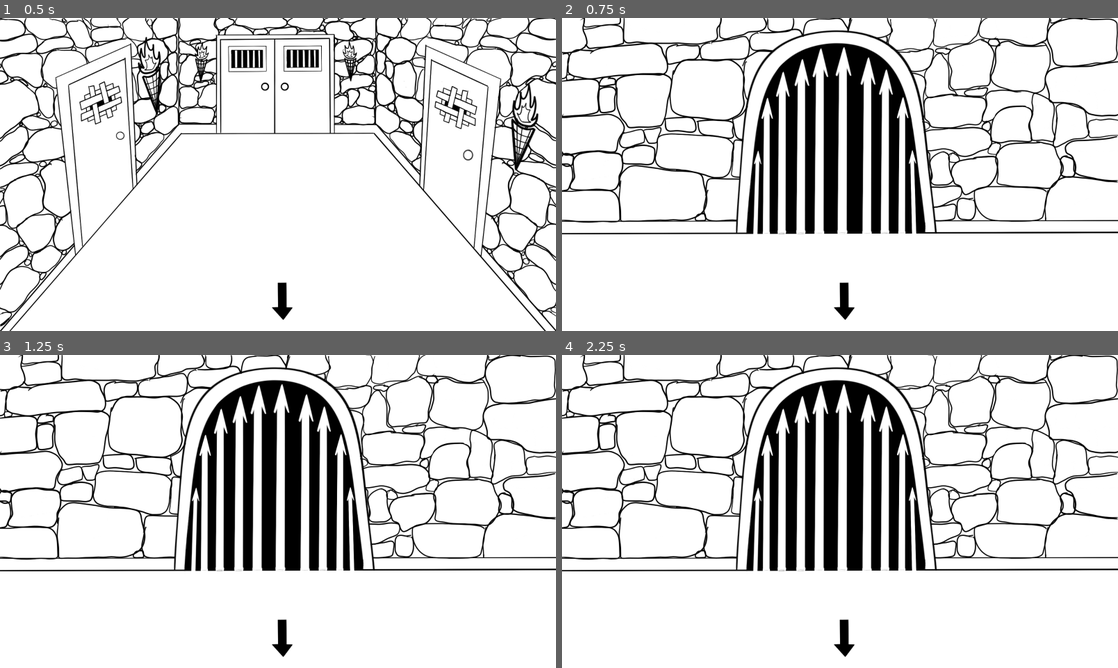
Above: before the commit, frames 1-4 (two rows, left to right).
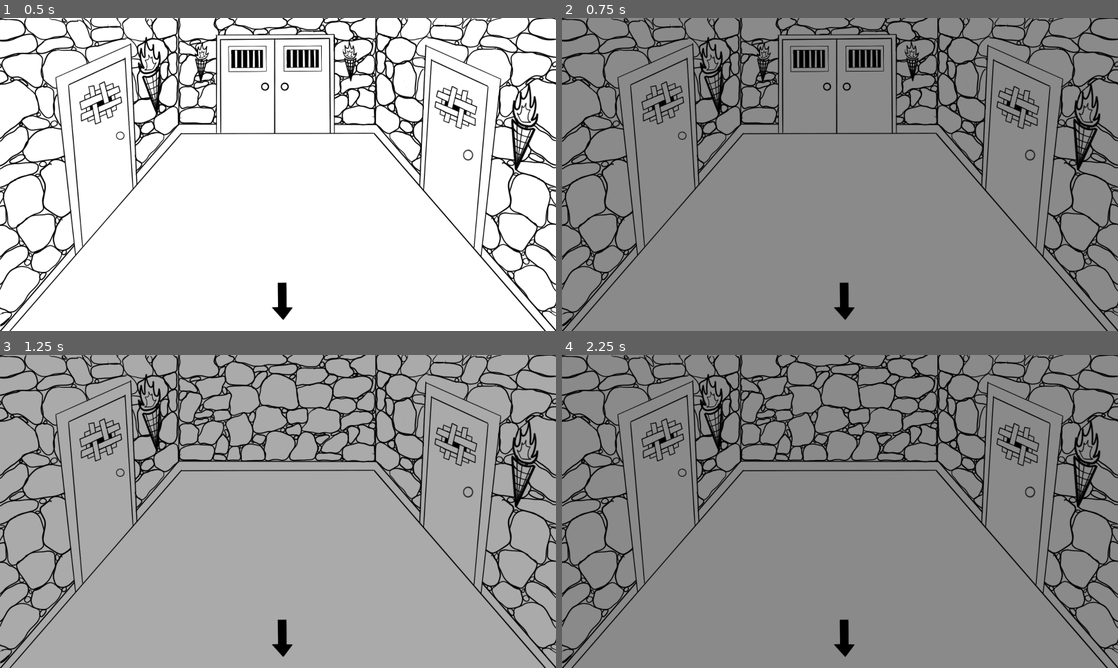
Above: after the commit, the same moments.

Repository: amoeba90/Dungeon-Escape
Game: Godot game, scene res://scenes/Game_World/Dean_Path/dean_hallway_2.tscn
Same seed, same stepped clock (60 frames per second), same inputs: the game is played once before the commit and once after it. This scene is started directly instead of the project's main scene.
Inputs (mouse positions are in pixels of both pictures, inside the frame that each line leads up to):
- Up to frame 1 (0.5 s): no input
- Up to frame 2 (0.75 s): tap Enter at 0.5 s; move the mouse to (845, 299) at 0.52 s; press the mouse at (845, 299) at 0.53 s
- Up to frame 3 (1.25 s): no input
- Up to frame 4 (2.25 s): release the mouse at (845, 636) at 1.28 s; click (845, 636) at 1.35 s; tap Space at 2 s; press the mouse at (845, 636) at 2.03 s

Frame 1 is identical in both runs. In frame 2, 98% of the frame differs, in the area x 0-100%, y 0-100%; in frame 3, 98%; in frame 4, 98%.

Commit message:
Fix scene fades, create more rooms

Diff:
--- a/project.godot
+++ b/project.godot
@@ -19,11 +19,11 @@
 
 GameUtils="*res://scenes/Systems/game_utils.gd"
 SaveSystem="*res://scenes/Systems/save_system.gd"
-FadeOverlay="*res://scenes/Systems/fade_overlay.gd"
 PauseManager="*res://scenes/Main/Menu/Pause_Menu/pause.gd"
 Main="*res://scenes/Main/main.gd"
 SettingsManager="*res://scenes/Systems/settings_manager.gd"
 DialogueManager="*res://scenes/Systems/dialogue_manager.gd"
+SceneChanger="*res://scenes/Systems/scene_changer.tscn"
 
 [display]
 
--- a/scenes/Game_World/Dean_Path/dean_entrance_blocked.gd
+++ b/scenes/Game_World/Dean_Path/dean_entrance_blocked.gd
@@ -5,10 +5,3 @@
 func _ready() -> void:
 	# get the arrow's Area2D
 	var down_arrow = $InteractiveAreas/DownArrow_Area
-
-	# assign global references
-	down_arrow.game_utils = GameUtils
-	down_arrow.fade_overlay = FadeOverlay
-
-	# start with fade-in effect when entering the scene
-	FadeOverlay.fade_in(1.0)
--- a/scenes/Game_World/Dean_Path/dean_entrance_blocked.tscn
+++ b/scenes/Game_World/Dean_Path/dean_entrance_blocked.tscn
@@ -1,9 +1,8 @@
-[gd_scene load_steps=5 format=3 uid="uid://dym6s27hogymo"]
+[gd_scene load_steps=4 format=3 uid="uid://dym6s27hogymo"]
 
 [ext_resource type="Texture2D" uid="uid://dkghvnocxl4k2" path="res://assets/Sprites/Rooms/Dean/Entrance_Blocked/Dean's_path_sealed.png" id="1_30bm1"]
 [ext_resource type="Script" path="res://scenes/Game_World/Dean_Path/dean_entrance_blocked.gd" id="1_oi4ta"]
 [ext_resource type="PackedScene" uid="uid://d2wokpixnlha0" path="res://scenes/UI/down_arrow.tscn" id="2_hxit7"]
-[ext_resource type="Script" path="res://scenes/Systems/fade_overlay.gd" id="4_tw7k1"]
 
 [node name="DeanEntranceBlocked" type="Node2D"]
 script = ExtResource("1_oi4ta")
@@ -19,16 +18,3 @@
 [node name="DownArrow_Area" parent="InteractiveAreas" instance=ExtResource("2_hxit7")]
 position = Vector2(960, 1000)
 next_scene_path = "res://scenes/Game_World/Dean_Path/dean_hallway_1.tscn"
-
-[node name="CanvasLayer" type="CanvasLayer" parent="."]
-layer = -1
-
-[node name="FadeOverlay" type="ColorRect" parent="CanvasLayer"]
-anchors_preset = 15
-anchor_right = 1.0
-anchor_bottom = 1.0
-grow_horizontal = 2
-grow_vertical = 2
-mouse_filter = 2
-color = Color(0, 0, 0, 1)
-script = ExtResource("4_tw7k1")
--- a/scenes/Game_World/Dean_Path/dean_hallway_1.gd
+++ b/scenes/Game_World/Dean_Path/dean_hallway_1.gd
@@ -8,13 +8,12 @@
 	var right_door = $InteractiveAreas/RightDoor_Area
 	var down_arrow = $InteractiveAreas/DownArrow_Area
 
-	# assign global references
-	left_door.game_utils = GameUtils
-	left_door.fade_overlay = FadeOverlay
-	right_door.game_utils = GameUtils
-	right_door.fade_overlay = FadeOverlay
-	down_arrow.game_utils = GameUtils
-	down_arrow.fade_overlay = FadeOverlay
-
-	# start with fade-in effect when entering the scene
-	FadeOverlay.fade_in(1.0)
+# toggle background visibiility based on the door clicked
+func handle_transition(type: String) -> void:
+	match type:
+		"left_door":
+			$Background/Background_Original.visible = false # hide original visual
+			$Background/Background_LeftDoorOpen.visible = true # show left door open visual
+		"right_door":
+			$Background/Background_Original.visible = false # hide original visual
+			$Background/Background_RightDoorOpen.visible = true # show right door open visual
--- a/scenes/Game_World/Dean_Path/dean_hallway_1.tscn
+++ b/scenes/Game_World/Dean_Path/dean_hallway_1.tscn
@@ -6,7 +6,6 @@
 [ext_resource type="Texture2D" uid="uid://db0ic8a4j6cvf" path="res://assets/Sprites/Rooms/Dean/Hallway_1/Hallway_1-_Right_Door_Open.png" id="4_spnsl"]
 [ext_resource type="Script" path="res://scenes/Systems/next_room.gd" id="5_oqscg"]
 [ext_resource type="PackedScene" uid="uid://d2wokpixnlha0" path="res://scenes/UI/down_arrow.tscn" id="6_mhmqv"]
-[ext_resource type="Script" path="res://scenes/Systems/fade_overlay.gd" id="7_gfwic"]
 
 [node name="DeanHallway1" type="Node2D"]
 script = ExtResource("1_o5ior")
@@ -51,16 +50,3 @@
 [node name="DownArrow_Area" parent="InteractiveAreas" instance=ExtResource("6_mhmqv")]
 position = Vector2(960, 1000)
 next_scene_path = "res://scenes/Game_World/Dean_Path/dean_entrance_blocked.tscn"
-
-[node name="CanvasLayer" type="CanvasLayer" parent="."]
-layer = -1
-
-[node name="FadeOverlay" type="ColorRect" parent="CanvasLayer"]
-anchors_preset = 15
-anchor_right = 1.0
-anchor_bottom = 1.0
-grow_horizontal = 2
-grow_vertical = 2
-mouse_filter = 2
-color = Color(0, 0, 0, 1)
-script = ExtResource("7_gfwic")
--- a/scenes/Game_World/Dean_Path/dean_hallway_2.gd
+++ b/scenes/Game_World/Dean_Path/dean_hallway_2.gd
@@ -9,15 +9,15 @@
 	var double_door = $InteractiveAreas/DoubleDoor_Area
 	var down_arrow = $InteractiveAreas/DownArrow_Area
 
-	# assign global references
-	left_door.game_utils = GameUtils
-	left_door.fade_overlay = FadeOverlay
-	right_door.game_utils = GameUtils
-	right_door.fade_overlay = FadeOverlay
-	double_door.game_utils = GameUtils
-	double_door.fade_overlay = FadeOverlay
-	down_arrow.game_utils = GameUtils
-	down_arrow.fade_overlay = FadeOverlay
-
-	# start with fade-in effect when entering the scene
-	FadeOverlay.fade_in(1.0)
+# toggle background visibiility based on the door clicked
+func handle_transition(type: String) -> void:
+	match type:
+		"left_door":
+			$Background/Background_Original.visible = false # hide original visual
+			$Background/Background_LeftDoorOpen.visible = true # show left door open visual
+		"right_door":
+			$Background/Background_Original.visible = false # hide original visual
+			$Background/Background_RightDoorOpen.visible = true # show right door open visual
+		"double_door":
+			$Background/Background_Original.visible = false # hide original visual
+			$Background/Background_DoubleDoorOpen.visible = true # show right door open visual
--- a/scenes/Game_World/Dean_Path/dean_hallway_2.tscn
+++ b/scenes/Game_World/Dean_Path/dean_hallway_2.tscn
@@ -7,7 +7,6 @@
 [ext_resource type="Texture2D" uid="uid://cjnlfs4j6ys2f" path="res://assets/Sprites/Rooms/Dean/Hallway_1/Left_Door/Hallway_2/Hallway_2-_Double_Doors_Open.png" id="5_4iutp"]
 [ext_resource type="Script" path="res://scenes/Systems/next_room.gd" id="6_rnhep"]
 [ext_resource type="PackedScene" uid="uid://d2wokpixnlha0" path="res://scenes/UI/down_arrow.tscn" id="7_flsto"]
-[ext_resource type="Script" path="res://scenes/Systems/fade_overlay.gd" id="8_cj2xv"]
 
 [node name="DeanHallway2" type="Node2D"]
 script = ExtResource("1_0im7u")
@@ -65,17 +64,4 @@
 
 [node name="DownArrow_Area" parent="InteractiveAreas" instance=ExtResource("7_flsto")]
 position = Vector2(960, 1000)
-next_scene_path = "res://scenes/Game_World/Dean_Path/dean_entrance_blocked.tscn"
-
-[node name="CanvasLayer" type="CanvasLayer" parent="."]
-layer = -1
-
-[node name="FadeOverlay" type="ColorRect" parent="CanvasLayer"]
-anchors_preset = 15
-anchor_right = 1.0
-anchor_bottom = 1.0
-grow_horizontal = 2
-grow_vertical = 2
-mouse_filter = 2
-color = Color(0, 0, 0, 1)
-script = ExtResource("8_cj2xv")
+next_scene_path = "res://scenes/Game_World/Dean_Path/dean_hallway_1.tscn"
--- /dev/null
+++ b/scenes/Game_World/Dean_Path/dean_rock_room.gd
@@ -0,0 +1,53 @@
+# dean_rock_room.gd
+extends Node2D
+
+var lever_pulled = false
+var rocks_falling = false
+var rocks_on_floor = false
+
+# Called when the node enters the scene tree for the first time.
+func _ready() -> void:
+	# Load saved state if it exists
+	if "room_states" in SaveSystem.save_data and "dean_rock_room" in SaveSystem.save_data["room_states"]:
+		var room_state = SaveSystem.save_data["room_states"]["dean_rock_room"]
+
+		if "lever_pulled" in room_state and room_state["lever_pulled"]:
+			lever_pulled = true
+
+		if "rocks_on_floor" in room_state and room_state["rocks_on_floor"]:
+			rocks_on_floor = true
+			$Background/Background_Original.visible = false
+			$Background/Background_RockFallEnd.visible = true
+
+	# assign interactive areas
+	var lever = $InteractiveAreas/Lever_Area
+	var down_arrow = $InteractiveAreas/DownArrow_Area
+
+# toggle background visibiility based on the door clicked
+func handle_transition(type: String) -> void:
+	match type:
+		"pull_lever":
+			if not lever_pulled:
+				lever_pulled = true
+
+				$Background/Background_Original.visible = false
+				$Background/Background_LeverPull.visible = true
+				# wait half a second
+				await get_tree().create_timer(1.0).timeout
+				rocks_falling = true
+
+				$Background/Background_LeverPull.visible = false
+				$Background/Background_RockFallStart.visible = true
+				# wait half a second
+				await get_tree().create_timer(1.0).timeout
+				rocks_on_floor = true
+
+				$Background/Background_RockFallStart.visible = false
+				$Background/Background_RockFallEnd.visible = true
+
+				var room_state = {
+					"lever_pulled": true,
+					"rocks_on_floor": true
+				}
+				SaveSystem.save_data["room_states"]["dean_rock_room"] = room_state
+				SaveSystem.save_game
--- a/scenes/Game_World/Dean_Path/dean_rock_room.tscn
+++ b/scenes/Game_World/Dean_Path/dean_rock_room.tscn
@@ -1,3 +1,49 @@
-[gd_scene format=3 uid="uid://j78yg6exq5gx"]
+[gd_scene load_steps=8 format=3 uid="uid://j78yg6exq5gx"]
+
+[ext_resource type="Script" path="res://scenes/Game_World/Dean_Path/dean_rock_room.gd" id="1_n53vs"]
+[ext_resource type="Texture2D" uid="uid://b3hkab18i832d" path="res://assets/Sprites/Rooms/Dean/Hallway_1/Right_Door/Lever not pulled yet.png" id="1_s8lia"]
+[ext_resource type="Texture2D" uid="uid://jj72h4mcerx3" path="res://assets/Sprites/Rooms/Dean/Hallway_1/Right_Door/lever_pulled.png" id="2_v0gma"]
+[ext_resource type="Texture2D" uid="uid://csltcqplxfcym" path="res://assets/Sprites/Rooms/Dean/Hallway_1/Right_Door/Rocks falling.png" id="3_pgub1"]
+[ext_resource type="Texture2D" uid="uid://7gcfn7wt6w23" path="res://assets/Sprites/Rooms/Dean/Hallway_1/Right_Door/Rocks blocking door.png" id="4_gf3sx"]
+[ext_resource type="Script" path="res://scenes/Systems/next_room.gd" id="4_ra0u0"]
+[ext_resource type="PackedScene" uid="uid://d2wokpixnlha0" path="res://scenes/UI/down_arrow.tscn" id="5_5tssb"]
 
 [node name="DeanRockRoom" type="Node2D"]
+script = ExtResource("1_n53vs")
+
+[node name="Background" type="Node2D" parent="."]
+
+[node name="Background_Original" type="Sprite2D" parent="Background"]
+position = Vector2(960, 540)
+texture = ExtResource("1_s8lia")
+
+[node name="Background_LeverPull" type="Sprite2D" parent="Background"]
+visible = false
+position = Vector2(960, 540)
+texture = ExtResource("2_v0gma")
+
+[node name="Background_RockFallStart" type="Sprite2D" parent="Background"]
+visible = false
+position = Vector2(960, 540)
+texture = ExtResource("3_pgub1")
+
+[node name="Background_RockFallEnd" type="Sprite2D" parent="Background"]
+visible = false
+position = Vector2(960, 540)
+texture = ExtResource("4_gf3sx")
+
+[node name="InteractiveAreas" type="Node2D" parent="."]
+
+[node name="Lever_Area" type="Area2D" parent="InteractiveAreas"]
+position = Vector2(-149, 169)
+script = ExtResource("4_ra0u0")
+transition_type = "pull_lever"
+
+[node name="CollisionPolygon2D" type="CollisionPolygon2D" parent="InteractiveAreas/Lever_Area"]
+position = Vector2(1166, 256)
+scale = Vector2(50, 44.25)
+polygon = PackedVector2Array(6.76, -0.0451975, 6.78, -2.41808, 7.24, -2.89266, 7.6, -2.87006, 8.12, -2.35028, 8.08, -0.0451975)
+
+[node name="DownArrow_Area" parent="." instance=ExtResource("5_5tssb")]
+position = Vector2(960, 1000)
+next_scene_path = "res://scenes/Game_World/Dean_Path/dean_hallway_1.tscn"
--- a/scenes/Game_World/starting_room.gd
+++ b/scenes/Game_World/starting_room.gd
@@ -7,22 +7,12 @@
 	var left_door = $InteractiveAreas/LeftDoor_Area
 	var right_door = $InteractiveAreas/RightDoor_Area
 
-	# assign global references
-	left_door.game_utils = GameUtils
-	right_door.game_utils = GameUtils
-	left_door.fade_overlay = FadeOverlay
-	right_door.fade_overlay = FadeOverlay
-
-	print("FadeOverlay exists: " + str(FadeOverlay != null))
-
-	# start with fade-in effect when entering the scene
-	FadeOverlay.fade_in(1.0)
-
 # toggle background visibiility based on the door clicked
-func toggle_background_visibility(door: String) -> void:
-	if door == "left":
-		$Background/Background_Original.visible = false # hide original visual
-		$Background/Background_LeftDoorOpen.visible = true # show left door open visual
-	elif door == "right":
-		$Background/Background_Original.visible = false # hide original visual
-		$Background/Background_RightDoorOpen.visible = true # show right door open visual
+func handle_transition(type: String) -> void:
+	match type:
+		"left_door":
+			$Background/Background_Original.visible = false # hide original visual
+			$Background/Background_LeftDoorOpen.visible = true # show left door open visual
+		"right_door":
+			$Background/Background_Original.visible = false # hide original visual
+			$Background/Background_RightDoorOpen.visible = true # show right door open visual
--- a/scenes/Game_World/starting_room.tscn
+++ b/scenes/Game_World/starting_room.tscn
@@ -1,10 +1,9 @@
-[gd_scene load_steps=7 format=3 uid="uid://ytsmkjylreeo"]
+[gd_scene load_steps=6 format=3 uid="uid://ytsmkjylreeo"]
 
 [ext_resource type="Script" path="res://scenes/Game_World/starting_room.gd" id="1_1mjch"]
 [ext_resource type="Texture2D" uid="uid://c0by7ibupcpfm" path="res://assets/Sprites/Rooms/Start_Room/Beginning_Choose_A_Door.png" id="1_w27wj"]
 [ext_resource type="Texture2D" uid="uid://c0v2s71l80cdk" path="res://assets/Sprites/Rooms/Start_Room/Dean's_Path_Chosen.png" id="2_mieam"]
 [ext_resource type="Texture2D" uid="uid://getnxv6vvojs" path="res://assets/Sprites/Rooms/Start_Room/Emma's_Path_Chosen.png" id="3_jbsjn"]
-[ext_resource type="Script" path="res://scenes/Systems/fade_overlay.gd" id="3_q8ldn"]
 [ext_resource type="Script" path="res://scenes/Systems/next_room.gd" id="7_v48dx"]
 
 [node name="StartingRoom" type="Node2D"]
@@ -31,6 +30,7 @@
 [node name="LeftDoor_Area" type="Area2D" parent="InteractiveAreas"]
 position = Vector2(-149, 169)
 script = ExtResource("7_v48dx")
+transition_type = "left_door"
 
 [node name="CollisionPolygon2D" type="CollisionPolygon2D" parent="InteractiveAreas/LeftDoor_Area"]
 position = Vector2(555, 294)
@@ -41,20 +41,8 @@
 position = Vector2(498, -24)
 script = ExtResource("7_v48dx")
 next_scene_path = "res://scenes/Game_World/Dean_Path/dean_entrance_blocked.tscn"
+transition_type = "right_door"
 
 [node name="CollisionPolygon2D" type="CollisionPolygon2D" parent="InteractiveAreas/RightDoor_Area"]
 position = Vector2(1, 1)
 polygon = PackedVector2Array(643, 720, 674, 305, 707, 185, 744, 126, 792, 80, 864, 45, 980, 29, 1100, 44, 1194, 96, 1246, 174, 1279, 281, 1333, 726)
-
-[node name="CanvasLayer" type="CanvasLayer" parent="."]
-layer = -1
-
-[node name="FadeOverlay" type="ColorRect" parent="CanvasLayer"]
-anchors_preset = 15
-anchor_right = 1.0
-anchor_bottom = 1.0
-grow_horizontal = 2
-grow_vertical = 2
-mouse_filter = 2
-color = Color(0, 0, 0, 1)
-script = ExtResource("3_q8ldn")
--- a/scenes/Game_World/test_fade.tscn
+++ /dev/null
@@ -1,33 +0,0 @@
-[gd_scene load_steps=2 format=3 uid="uid://y7hj8mfsd8g6"]
-
-[sub_resource type="GDScript" id="GDScript_ty6wt"]
-script/source = "extends Node2D
-
-func _ready():
-	$Button.pressed.connect(_on_button_pressed)
-	print(\"Scene ready\")
-
-func _on_button_pressed():
-	print(\"Button clicked!\")
-	$ColorRect.visible = true
-"
-
-[node name="TestFade" type="Node2D"]
-script = SubResource("GDScript_ty6wt")
-
-[node name="Button" type="Button" parent="."]
-offset_left = 911.0
-offset_top = 500.0
-offset_right = 973.0
-offset_bottom = 531.0
-text = "Button"
-
-[node name="ColorRect" type="ColorRect" parent="."]
-visible = false
-anchors_preset = 15
-anchor_right = 1.0
-anchor_bottom = 1.0
-grow_horizontal = 2
-grow_vertical = 2
-size_flags_horizontal = 3
-color = Color(0, 0, 0, 0.627451)
--- a/scenes/Systems/fade_overlay.gd
+++ /dev/null
@@ -1,28 +0,0 @@
-# fade_overlay.gd
-extends ColorRect # use for full page fading
-
-func _ready():
-	# Start fully transparent
-	self.color = Color(0, 0, 0, 0)
-	# Ensure mouse events pass through
-	self.mouse_filter = Control.MOUSE_FILTER_IGNORE
-
-# Fades out from black to transparent
-func fade_out(duration: float = 1.0) -> void:
-	self.color = Color(0, 0, 0, 255)  # Start fully black
-	var tween = create_tween()
-	tween.tween_property(self, "modulate:a", 0, duration)  # Exactly 4 arguments
-	tween.finished.connect(self._on_fade_out_finished)  # Connect to the finished signal
-
-func _on_fade_out_finished() -> void:
-	print("Fade-out complete!")
-
-# Fades in from transparent to black
-func fade_in(duration: float = 1.0) -> void:
-	self.color = Color(0, 0, 0, 0)  # Start fully transparent (alpha = 0)
-	var tween = create_tween()
-	tween.tween_property(self, "modulate:a", 255, duration)  # Exactly 4 arguments
-	tween.finished.connect(self._on_fade_in_finished)  # Connect to the finished signal
-
-func _on_fade_in_finished() -> void:
-	print("Fade-in complete!")
--- a/scenes/Systems/fade_overlay.tscn
+++ /dev/null
@@ -1,14 +0,0 @@
-[gd_scene load_steps=2 format=3 uid="uid://030wq46tqgq5"]
-
-[ext_resource type="Script" path="res://scenes/Systems/fade_overlay.gd" id="1_1xplf"]
-
-[node name="FadeOverlay" type="Node2D"]
-
-[node name="FadeOverlay" type="ColorRect" parent="."]
-anchors_preset = 15
-anchor_right = 1.0
-anchor_bottom = 1.0
-grow_horizontal = 2
-grow_vertical = 2
-color = Color(0, 0, 0, 1)
-script = ExtResource("1_1xplf")
--- a/scenes/Systems/game_utils.gd
+++ b/scenes/Systems/game_utils.gd
@@ -1,14 +1,5 @@
 # game_utils.gd
-extends Node # use for individual node fading, sounds, changing scenes, and changing backgrounds
-
-# Fade overlay visibility and opacity
-func fade_in(node, duration):
-	node.color = Color(0, 0, 0, 255)  # Start fully black
-	node.create_timer(duration).set_opacity(0)  # Fade to transparent
-
-func fade_out(node, duration):
-	node.color = Color(0, 0, 0, 0)  # Start transparent
-	node.create_timer(duration).set_opacity(255)  # Fade to black
+extends Node # use for sounds, changing scenes, and changing backgrounds
 
 # Play a sound effect
 func play_sound(audio_player):
--- a/scenes/Systems/next_room.gd
+++ b/scenes/Systems/next_room.gd
@@ -3,9 +3,7 @@
 
 @export var next_scene_path: String = ""  # Path to the next scene
 @export var sound_path: String = "" # Path to the sound file played
-
-var game_utils
-var fade_overlay
+@export var transition_type: String = "" # for specifying transition behavior
 
 func _ready():
 	# Explicitly connect the input_event signal
@@ -14,12 +12,16 @@
 # Called when input is detected within this Area2D
 func _on_input_event(viewport: Viewport, event: InputEvent, shape_idx: int) -> void:
 	if event.is_action_pressed("click"):  # Detect left mouse click
+		print("Click deteected on: " + name)
+
+		var parent_scene = get_parent().get_parent()
+		if transition_type != "" and parent_scene.has_method("handle_transition"):
+			parent_scene.handle_transition(transition_type)
 
 		play_custom_sound() # Play sound for door/arrow
 
 		if next_scene_path.strip_edges():
-			fade_overlay.fade_out(1.0)  # Trigger fade-out animation
-			game_utils.change_scene(next_scene_path)  # Change the scene
+			SceneChanger.change_scene(next_scene_path)
 		else:
 			print("Error: next_scene_path is not set or is empty!")
 
--- /dev/null
+++ b/scenes/Systems/scene_changer.gd
@@ -0,0 +1,35 @@
+# scene_changer.gd
+extends CanvasLayer
+
+signal scene_changed()
+
+@onready var animation_player = $AnimationPlayer
+@onready var black = $Control/Black
+
+var is_changing_scene = false
+
+func change_scene(path):
+	# prevent multiple scene changes at once
+	if is_changing_scene:
+		print("Scene change already in progress")
+		return
+
+	is_changing_scene = true
+
+	# fade to black
+	animation_player.play("fade")
+	await animation_player.animation_finished
+
+	# change scene
+	var error = get_tree().change_scene_to_file(path)
+	if error != OK:
+		print("Error changing scene: " + str(error))
+		is_changing_scene = false
+		return
+
+	# fade back in
+	animation_player.play_backwards("fade")
+	await animation_player.animation_finished
+
+	is_changing_scene = false
+	emit_signal("scene_changed")
--- /dev/null
+++ b/scenes/Systems/scene_changer.tscn
@@ -0,0 +1,69 @@
+[gd_scene load_steps=5 format=3 uid="uid://030wq46tqgq5"]
+
+[ext_resource type="Script" path="res://scenes/Systems/scene_changer.gd" id="1_ejc04"]
+
+[sub_resource type="Animation" id="Animation_6xtbs"]
+resource_name = "fade"
+length = 0.4
+tracks/0/type = "value"
+tracks/0/imported = false
+tracks/0/enabled = true
+tracks/0/path = NodePath("Control/Black:modulate")
+tracks/0/interp = 1
+tracks/0/loop_wrap = true
+tracks/0/keys = {
+"times": PackedFloat32Array(0, 0.4),
+"transitions": PackedFloat32Array(1, 1),
+"update": 0,
+"values": [Color(1, 1, 1, 0), Color(1, 1, 1, 1)]
+}
+
+[sub_resource type="Animation" id="Animation_0vi28"]
+length = 0.001
+tracks/0/type = "value"
+tracks/0/imported = false
+tracks/0/enabled = true
+tracks/0/path = NodePath("Control/Black:modulate")
+tracks/0/interp = 1
+tracks/0/loop_wrap = true
+tracks/0/keys = {
+"times": PackedFloat32Array(0),
+"transitions": PackedFloat32Array(1),
+"update": 0,
+"values": [Color(1, 1, 1, 0)]
+}
+
+[sub_resource type="AnimationLibrary" id="AnimationLibrary_ipyv4"]
+_data = {
+"RESET": SubResource("Animation_0vi28"),
+"fade": SubResource("Animation_6xtbs")
+}
+
+[node name="SceneChanger" type="CanvasLayer"]
+layer = 10
+script = ExtResource("1_ejc04")
+
+[node name="Control" type="Control" parent="."]
+layout_mode = 3
+anchors_preset = 15
+anchor_right = 1.0
+anchor_bottom = 1.0
+grow_horizontal = 2
+grow_vertical = 2
+mouse_filter = 2
+
+[node name="Black" type="ColorRect" parent="Control"]
+modulate = Color(1, 1, 1, 0)
+layout_mode = 1
+anchors_preset = 15
+anchor_right = 1.0
+anchor_bottom = 1.0
+grow_horizontal = 2
+grow_vertical = 2
+mouse_filter = 2
+color = Color(0, 0, 0, 1)
+
+[node name="AnimationPlayer" type="AnimationPlayer" parent="."]
+libraries = {
+"": SubResource("AnimationLibrary_ipyv4")
+}
Not shown: 1 places in scenes/Game_World/Dean_Path/dean_hallway_1.tscn that only renumber resources
Not shown: 1 places in scenes/Game_World/Dean_Path/dean_hallway_2.tscn that only renumber resources
